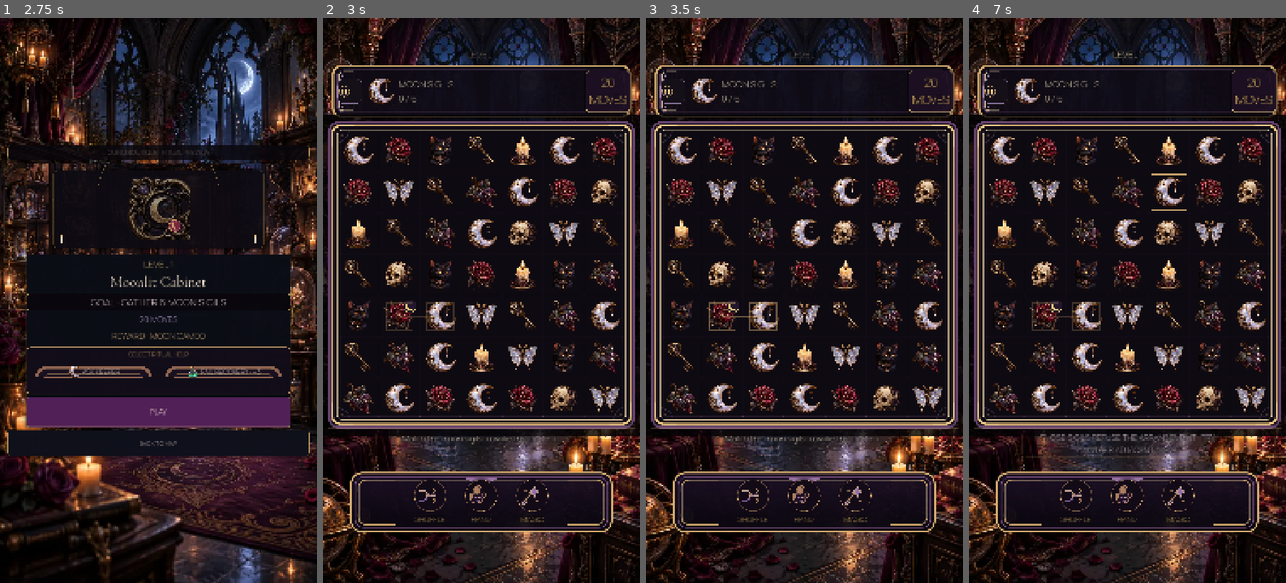
Above: before the commit, frames 1-4 (left to right).
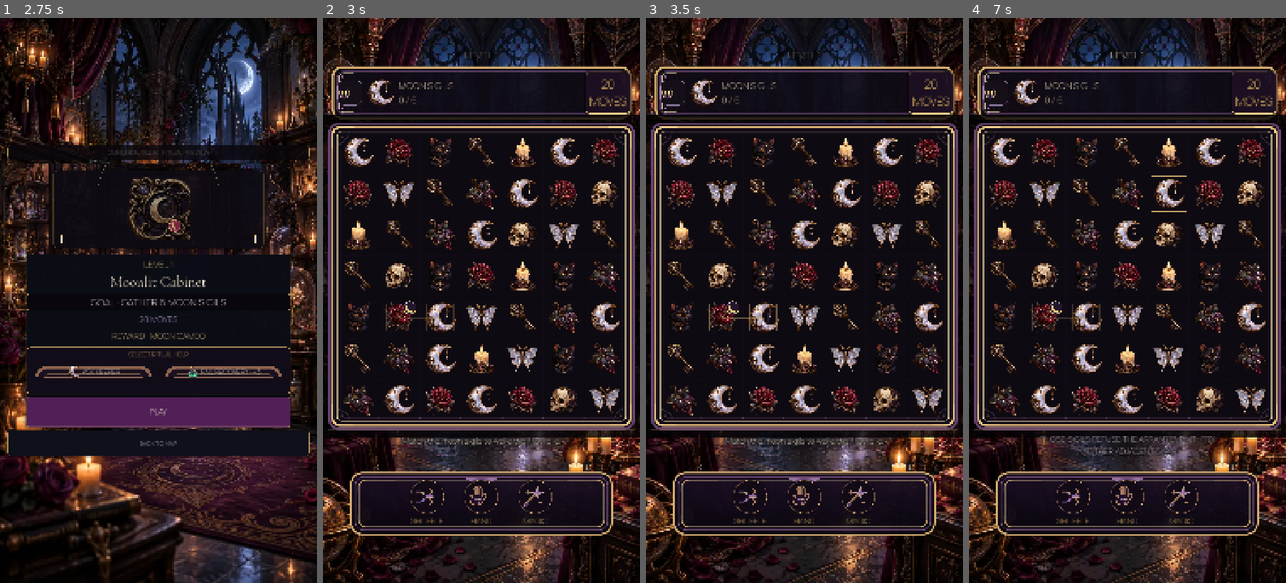
Above: after the commit, the same moments.

Repository: Jay-prodesign/akilta-match3
Game: Godot game, scene res://src/app/app_bootstrap.tscn
Same seed, same stepped clock (60 frames per second), same inputs: the game is played once before the commit and once after it.
Inputs (mouse positions are in pixels of both pictures, inside the frame that each line leads up to):
- Up to frame 1 (2.75 s): click "ENTER THE HOUSE" at 0.5 s; click "PLAY LEVEL 1" at 1.25 s; click "1" at 2 s
- Up to frame 2 (3 s): click "PLAY" at 2.75 s
- Up to frame 3 (3.5 s): no input
- Up to frame 4 (7 s): click (994, 91) at 3.5 s; click "RESTART LEVEL" at 4.25 s; tap Enter at 5 s; drag from (1127, 272) to (1159, 176) at 5.02 s; drag from (1064, 328) to (1111, 413) at 5.77 s; move the mouse to (1159, 176) at 6.52 s; click (1159, 176) at 6.67 s

Frame 1 is identical in both runs. In frame 2, 18% of the frame differs, in the area x 1-100%, y 6-92%; in frame 3, 18%; in frame 4, 18%, in the area x 1-100%, y 5-92%.

Commit message:
Refine gameplay hierarchy, hint legibility, boosters, and pause composition

Diff:
--- a/src/ui/gameplay/gameplay_screen.tscn
+++ b/src/ui/gameplay/gameplay_screen.tscn
@@ -384,12 +384,12 @@
 theme_override_constants/separation = 8
 
 [node name="Eyebrow" type="Label" parent="Layout"]
-custom_minimum_size = Vector2(0, 40)
+custom_minimum_size = Vector2(0, 44)
 layout_mode = 2
 theme_override_colors/font_color = Color(0.98, 0.90, 0.72, 1)
 theme_override_colors/font_outline_color = Color(0.02, 0.015, 0.025, 0.98)
-theme_override_constants/outline_size = 6
-theme_override_font_sizes/font_size = 32
+theme_override_constants/outline_size = 7
+theme_override_font_sizes/font_size = 36
 text = "LEVEL 1"
 horizontal_alignment = 1
 
@@ -487,13 +487,15 @@
 theme_override_styles/panel = SubResource("BoardFrameStyle")
 
 [node name="Hint" type="Label" parent="Layout"]
-custom_minimum_size = Vector2(720, 56)
+custom_minimum_size = Vector2(720, 62)
 layout_mode = 2
 size_flags_horizontal = 4
 theme_override_colors/font_color = Color(0.965, 0.89, 0.72, 1)
 theme_override_colors/font_outline_color = Color(0.02, 0.015, 0.025, 0.98)
-theme_override_constants/outline_size = 6
-theme_override_font_sizes/font_size = 28
+theme_override_colors/font_shadow_color = Color(0, 0, 0, 0.85)
+theme_override_constants/shadow_offset_y = 3
+theme_override_constants/outline_size = 7
+theme_override_font_sizes/font_size = 30
 theme_override_styles/normal = SubResource("HintBand")
 text = "Slide the moon sigil right. Wake the cabinet in one luminous move."
 horizontal_alignment = 1
@@ -538,14 +540,14 @@
 anchor_right = 0.92
 anchor_bottom = 0.8
 offset_top = 0.0
-offset_bottom = 220.0
+offset_bottom = 228.0
 grow_horizontal = 2
 z_index = 18
 theme_override_styles/panel = SubResource("BoosterTrayStyle")
 
 [node name="BoosterActions" type="HBoxContainer" parent="BoosterTray"]
 layout_mode = 2
-theme_override_constants/separation = 24
+theme_override_constants/separation = 30
 alignment = 1
 
 [node name="HintSlot" type="VBoxContainer" parent="BoosterTray/BoosterActions"]
@@ -582,14 +584,14 @@
 vertical_alignment = 1
 
 [node name="SealedSlotA" type="VBoxContainer" parent="BoosterTray/BoosterActions"]
-custom_minimum_size = Vector2(150, 168)
+custom_minimum_size = Vector2(154, 174)
 layout_mode = 2
 size_flags_vertical = 4
 theme_override_constants/separation = 4
 alignment = 1
 
 [node name="SealedBoostA" type="Button" parent="BoosterTray/BoosterActions/SealedSlotA"]
-custom_minimum_size = Vector2(110, 110)
+custom_minimum_size = Vector2(116, 116)
 layout_mode = 2
 size_flags_horizontal = 4
 disabled = true
@@ -600,7 +602,7 @@
 theme_override_styles/disabled = SubResource("BoosterSealedStyle")
 text = "SHUFFLE"
 expand_icon = true
-theme_override_constants/icon_max_width = 86
+theme_override_constants/icon_max_width = 92
 tooltip_text = "Shuffle booster · sealed until its gameplay entitlement is implemented"
 
 [node name="Label" type="Label" parent="BoosterTray/BoosterActions/SealedSlotA"]
@@ -609,20 +611,20 @@
 theme_override_colors/font_color = Color(0.965, 0.87, 0.69, 1)
 theme_override_colors/font_outline_color = Color(0.02, 0.014, 0.028, 0.98)
 theme_override_constants/outline_size = 5
-theme_override_font_sizes/font_size = 26
+theme_override_font_sizes/font_size = 28
 text = "SHUFFLE"
 horizontal_alignment = 1
 vertical_alignment = 1
 
 [node name="SealedSlotB" type="VBoxContainer" parent="BoosterTray/BoosterActions"]
-custom_minimum_size = Vector2(150, 168)
+custom_minimum_size = Vector2(154, 174)
 layout_mode = 2
 size_flags_vertical = 4
 theme_override_constants/separation = 4
 alignment = 1
 
 [node name="SealedBoostB" type="Button" parent="BoosterTray/BoosterActions/SealedSlotB"]
-custom_minimum_size = Vector2(110, 110)
+custom_minimum_size = Vector2(116, 116)
 layout_mode = 2
 size_flags_horizontal = 4
 disabled = true
@@ -633,7 +635,7 @@
 theme_override_styles/disabled = SubResource("BoosterSealedStyle")
 text = "HAND"
 expand_icon = true
-theme_override_constants/icon_max_width = 86
+theme_override_constants/icon_max_width = 92
 tooltip_text = "Hand booster · sealed until its gameplay entitlement is implemented"
 
 [node name="Label" type="Label" parent="BoosterTray/BoosterActions/SealedSlotB"]
@@ -642,20 +644,20 @@
 theme_override_colors/font_color = Color(0.965, 0.87, 0.69, 1)
 theme_override_colors/font_outline_color = Color(0.02, 0.014, 0.028, 0.98)
 theme_override_constants/outline_size = 5
-theme_override_font_sizes/font_size = 26
+theme_override_font_sizes/font_size = 28
 text = "HAND"
 horizontal_alignment = 1
 vertical_alignment = 1
 
 [node name="SealedSlotC" type="VBoxContainer" parent="BoosterTray/BoosterActions"]
-custom_minimum_size = Vector2(150, 168)
+custom_minimum_size = Vector2(154, 174)
 layout_mode = 2
 size_flags_vertical = 4
 theme_override_constants/separation = 4
 alignment = 1
 
 [node name="SealedBoostC" type="Button" parent="BoosterTray/BoosterActions/SealedSlotC"]
-custom_minimum_size = Vector2(110, 110)
+custom_minimum_size = Vector2(116, 116)
 layout_mode = 2
 size_flags_horizontal = 4
 disabled = true
@@ -666,7 +668,7 @@
 theme_override_styles/disabled = SubResource("BoosterSealedStyle")
 text = "MAGIC"
 expand_icon = true
-theme_override_constants/icon_max_width = 86
+theme_override_constants/icon_max_width = 92
 tooltip_text = "Magic booster · sealed until its gameplay entitlement is implemented"
 
 [node name="Label" type="Label" parent="BoosterTray/BoosterActions/SealedSlotC"]
@@ -675,7 +677,7 @@
 theme_override_colors/font_color = Color(0.965, 0.87, 0.69, 1)
 theme_override_colors/font_outline_color = Color(0.02, 0.014, 0.028, 0.98)
 theme_override_constants/outline_size = 5
-theme_override_font_sizes/font_size = 26
+theme_override_font_sizes/font_size = 28
 text = "MAGIC"
 horizontal_alignment = 1
 vertical_alignment = 1
@@ -739,75 +741,83 @@
 anchor_top = 0.5
 anchor_right = 0.5
 anchor_bottom = 0.5
-offset_left = -350.0
-offset_top = -330.0
-offset_right = 350.0
-offset_bottom = 330.0
+offset_left = -336.0
+offset_top = -306.0
+offset_right = 336.0
+offset_bottom = 306.0
 grow_horizontal = 2
 grow_vertical = 2
 theme_override_styles/panel = SubResource("StylePanel")
 
 [node name="Content" type="VBoxContainer" parent="PauseOverlay/Card"]
 layout_mode = 2
-theme_override_constants/separation = 22
+theme_override_constants/separation = 18
 alignment = 1
 
 [node name="Eyebrow" type="Label" parent="PauseOverlay/Card/Content"]
 layout_mode = 2
-theme_override_colors/font_color = Color(0.663, 0.6, 0.659, 1)
-theme_override_font_sizes/font_size = 18
+theme_override_colors/font_color = Color(0.835, 0.678, 0.439, 1)
+theme_override_colors/font_outline_color = Color(0.02, 0.015, 0.025, 0.92)
+theme_override_constants/outline_size = 3
+theme_override_font_sizes/font_size = 20
 text = "CURIO BOUTIQUE"
 horizontal_alignment = 1
 
 [node name="Title" type="Label" parent="PauseOverlay/Card/Content"]
 layout_mode = 2
-theme_override_colors/font_color = Color(0.945, 0.91, 0.866, 1)
-theme_override_font_sizes/font_size = 40
-text = "Level Paused"
+theme_override_colors/font_color = Color(0.975, 0.91, 0.79, 1)
+theme_override_colors/font_outline_color = Color(0.02, 0.015, 0.025, 0.96)
+theme_override_constants/outline_size = 5
+theme_override_font_sizes/font_size = 44
+text = "LEVEL PAUSED"
 horizontal_alignment = 1
 
 [node name="Detail" type="Label" parent="PauseOverlay/Card/Content"]
 layout_mode = 2
-theme_override_colors/font_color = Color(0.851, 0.804, 0.835, 1)
-theme_override_font_sizes/font_size = 20
+theme_override_colors/font_color = Color(0.91, 0.84, 0.88, 1)
+theme_override_colors/font_outline_color = Color(0.02, 0.015, 0.025, 0.90)
+theme_override_constants/outline_size = 3
+theme_override_font_sizes/font_size = 22
 text = "The cabinet waits exactly as you left it."
 horizontal_alignment = 1
 
 [node name="Resume" type="Button" parent="PauseOverlay/Card/Content"]
-custom_minimum_size = Vector2(0, 96)
+custom_minimum_size = Vector2(0, 90)
 layout_mode = 2
 theme_override_colors/font_color = Color(0.0627, 0.051, 0.0706, 1)
-theme_override_font_sizes/font_size = 22
+theme_override_colors/font_hover_color = Color(1, 0.96, 0.86, 1)
+theme_override_colors/font_pressed_color = Color(1, 0.96, 0.86, 1)
+theme_override_font_sizes/font_size = 24
 theme_override_styles/normal = SubResource("ActionNormal")
 theme_override_styles/hover = SubResource("ActionHover")
 theme_override_styles/pressed = SubResource("ActionPressed")
 text = "RESUME"
 
 [node name="Retry" type="Button" parent="PauseOverlay/Card/Content"]
-custom_minimum_size = Vector2(0, 88)
+custom_minimum_size = Vector2(0, 78)
 layout_mode = 2
 theme_override_colors/font_color = Color(0.945, 0.91, 0.866, 1)
-theme_override_font_sizes/font_size = 20
+theme_override_font_sizes/font_size = 21
 theme_override_styles/normal = SubResource("PauseUtility")
 theme_override_styles/hover = SubResource("PauseUtility")
 theme_override_styles/pressed = SubResource("PauseUtility")
 text = "RESTART LEVEL"
 
 [node name="Settings" type="Button" parent="PauseOverlay/Card/Content"]
-custom_minimum_size = Vector2(0, 88)
+custom_minimum_size = Vector2(0, 78)
 layout_mode = 2
 theme_override_colors/font_color = Color(0.945, 0.91, 0.866, 1)
-theme_override_font_sizes/font_size = 19
+theme_override_font_sizes/font_size = 21
 theme_override_styles/normal = SubResource("PauseUtility")
 theme_override_styles/hover = SubResource("PauseUtility")
 theme_override_styles/pressed = SubResource("PauseUtility")
 text = "AUDIO & ACCESSIBILITY"
 
 [node name="Exit" type="Button" parent="PauseOverlay/Card/Content"]
-custom_minimum_size = Vector2(0, 88)
+custom_minimum_size = Vector2(0, 78)
 layout_mode = 2
 theme_override_colors/font_color = Color(0.851, 0.804, 0.835, 1)
-theme_override_font_sizes/font_size = 20
+theme_override_font_sizes/font_size = 21
 theme_override_styles/normal = SubResource("PauseUtility")
 theme_override_styles/hover = SubResource("PauseUtility")
 theme_override_styles/pressed = SubResource("PauseUtility")
